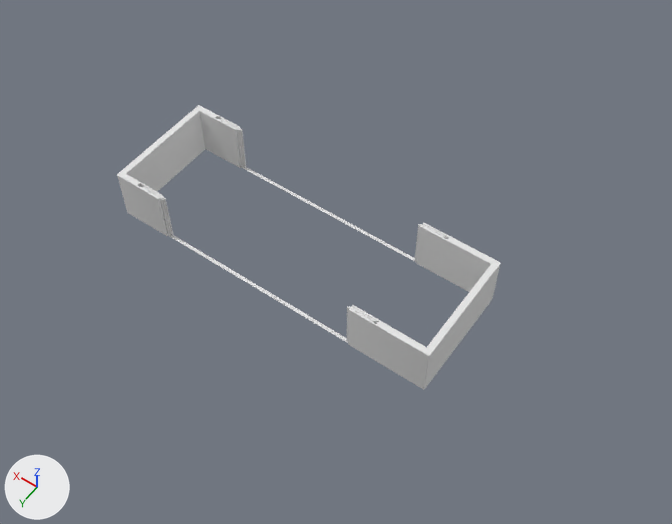
The Blender file dream_house.blend: old version first, new version second.
Before and after are seen from a 50 mm lens placed at (-19.9, 24.7, 39.8), pointed at (-1.1, -1.5, -1.4). Arrows for +X, +Y and +Z are at lower left; the lights stay in place.

The first picture shows 'Door Track', 'Ground Floor Door', 'Left Ground Floor Wall', 'Right Ground Floor Wall'.
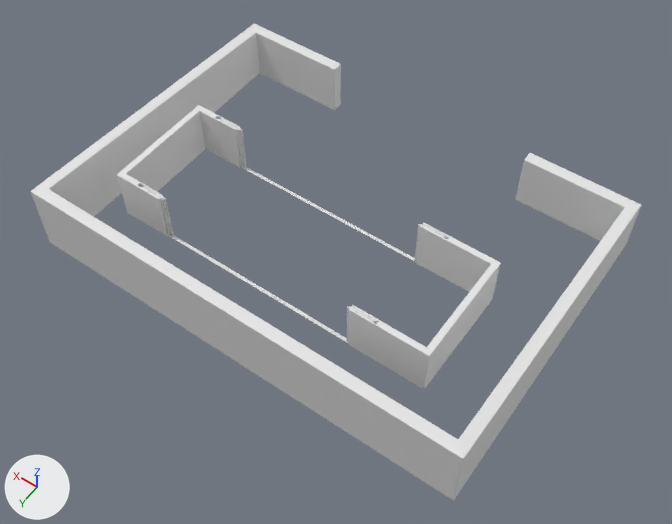
Commit message: Boundary Wall

Location of each change, [x1, y1, x2, y2] in pixels of the pictures (672 x 524 px):
'Boundary Wall', added
    after: [30, 24, 641, 500]

The change, as a diff of the scene's bpy script:
```diff
--- a/dream_house.blend.py
+++ b/dream_house.blend.py
@@ me_cube_002 @@
+me_cube_002.from_pydata(...)  # 200 vertices, 169 faces; spans x -13.7..13.8, y -19.2..0.3, z -2.4..2.0
@@ ob_boundary_wall @@
+ob_boundary_wall = bpy.data.objects.new('Boundary Wall', me_cube_002)
+ob_boundary_wall.location = (0.0, 6.05, 0.0)
```
